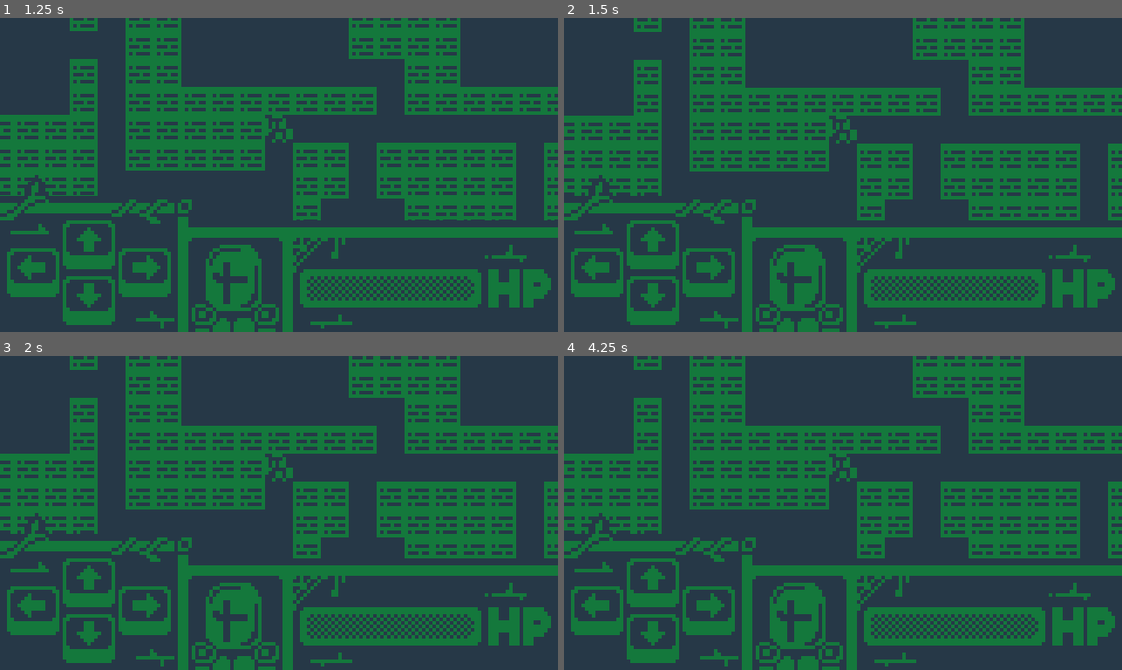
Above: before the commit, frames 1-4 (two rows, left to right).
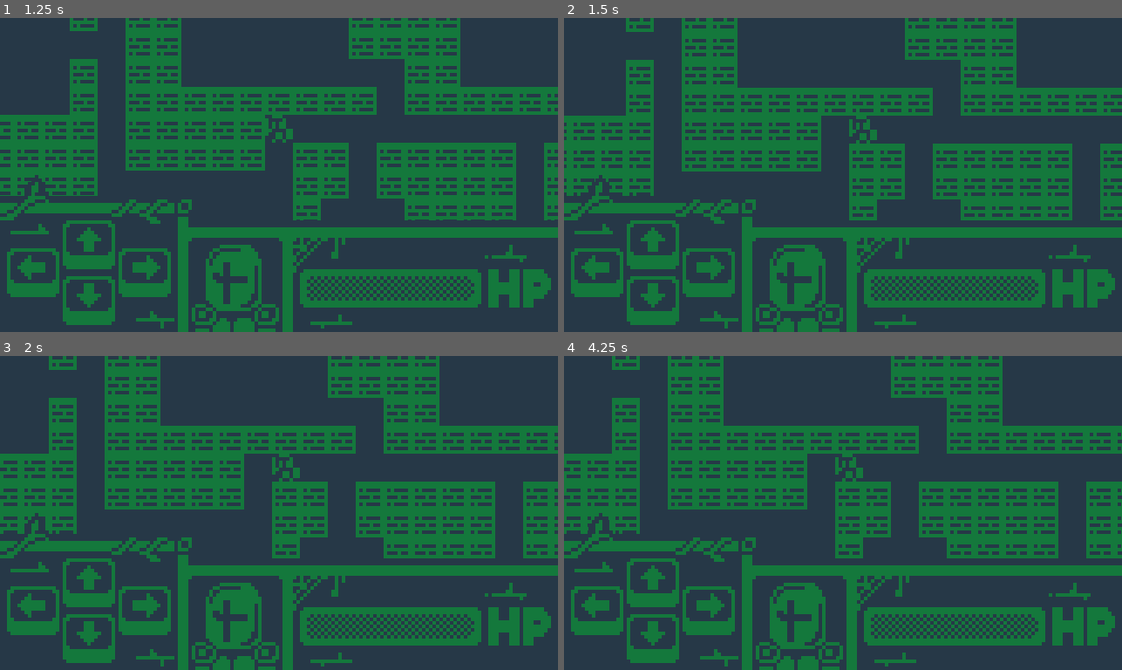
Above: after the commit, the same moments.

Repository: MrBSmith/Signals
Game: Godot game, scene res://Scenes/Level/Level.tscn
The game is run twice, just before and just after one commit, with the same random seed, the same clock (stepped at 60 frames per second) and the same inputs. Before the commit the project has no main scene; this scene is started directly in both runs.
Inputs (mouse positions are in pixels of both pictures, inside the frame that each line leads up to):
- Up to frame 1 (1.25 s): click (89, 244) at 0.5 s
- Up to frame 2 (1.5 s): hold D (move_right) from 1.28 s (still down)
- Up to frame 3 (2 s): keep holding D (move_right)
- Up to frame 4 (4.25 s): release D (move_right) at 2.03 s; hold S (move_down) 2.03-2.75 s; click (597, 610) at 2.75 s; hold D (move_right) from 3.53 s (still down)

Frame 1 is identical in both runs. In frame 2, 10% of the frame differs, in the area x 0-100%, y 0-65%; in frame 3, 16%; in frame 4, 16%.

Commit message:
Version tuto finale

Diff:
--- a/Scenes/Character/Character.gd
+++ b/Scenes/Character/Character.gd
@@ -10,29 +10,25 @@
 	"move_right": Vector2i.RIGHT
 }
 
-@export var keys_inputs_enabled : bool = false
-
 var cell = Vector2i.ZERO
 
-signal try_moving(dest_cell: Vector2i, callback: Callable)
+signal try_moving(cell)
+
 
 func _ready() -> void:
-	EVENTS.HUD_move_character.connect(_try_moving_in_direction)
+	EVENTS.HUD_move_character.connect(try_move_to_dir)
 
 
 func _input(event: InputEvent) -> void:
-	if !keys_inputs_enabled:
-		return
-
 	var direction = _get_input_movement_direction(event)
 
 	if direction != Vector2i.ZERO:
-		_try_moving_in_direction(direction)
+		try_move_to_dir(direction)
 
 
-func _try_moving_in_direction(dir: Vector2i) -> void:
+func try_move_to_dir(dir: Vector2i) -> void:
 	var dest_cell = cell + dir
-	try_moving.emit(dest_cell, move.bind(dest_cell))
+	try_moving.emit(dest_cell)
 
 
 func move(dest_cell: Vector2i) -> void:
--- a/Scenes/Character/Character.tscn
+++ b/Scenes/Character/Character.tscn
@@ -4,6 +4,7 @@
 [ext_resource type="Texture2D" uid="uid://cepcid1breyxb" path="res://Scenes/Character/Sprites/Character.png" id="1_yfw2c"]
 
 [node name="Character" type="Node2D"]
+position = Vector2(4, 4)
 script = ExtResource("1_3scwk")
 
 [node name="Sprite2D" type="Sprite2D" parent="."]
--- a/Scenes/Level/Level.gd
+++ b/Scenes/Level/Level.gd
@@ -20,6 +20,6 @@
 	return not cell in tilemap.get_used_cells(LAYERS.WALLS)
 
 
-func _on_character_try_moving(dest_cell: Vector2i, move_callback: Callable) -> void:
-	if is_cell_empty(dest_cell):
-		move_callback.call()
+func _on_character_try_moving(cell: Vector2i) -> void:
+	if is_cell_empty(cell):
+		character.move(cell)
--- a/project.godot
+++ b/project.godot
@@ -11,6 +11,7 @@
 [application]
 
 config/name="1BitDungeonCrawler"
+run/main_scene="res://Scenes/Level/Level.tscn"
 config/features=PackedStringArray("4.1", "Forward Plus")
 config/icon="res://icon.svg"
 
